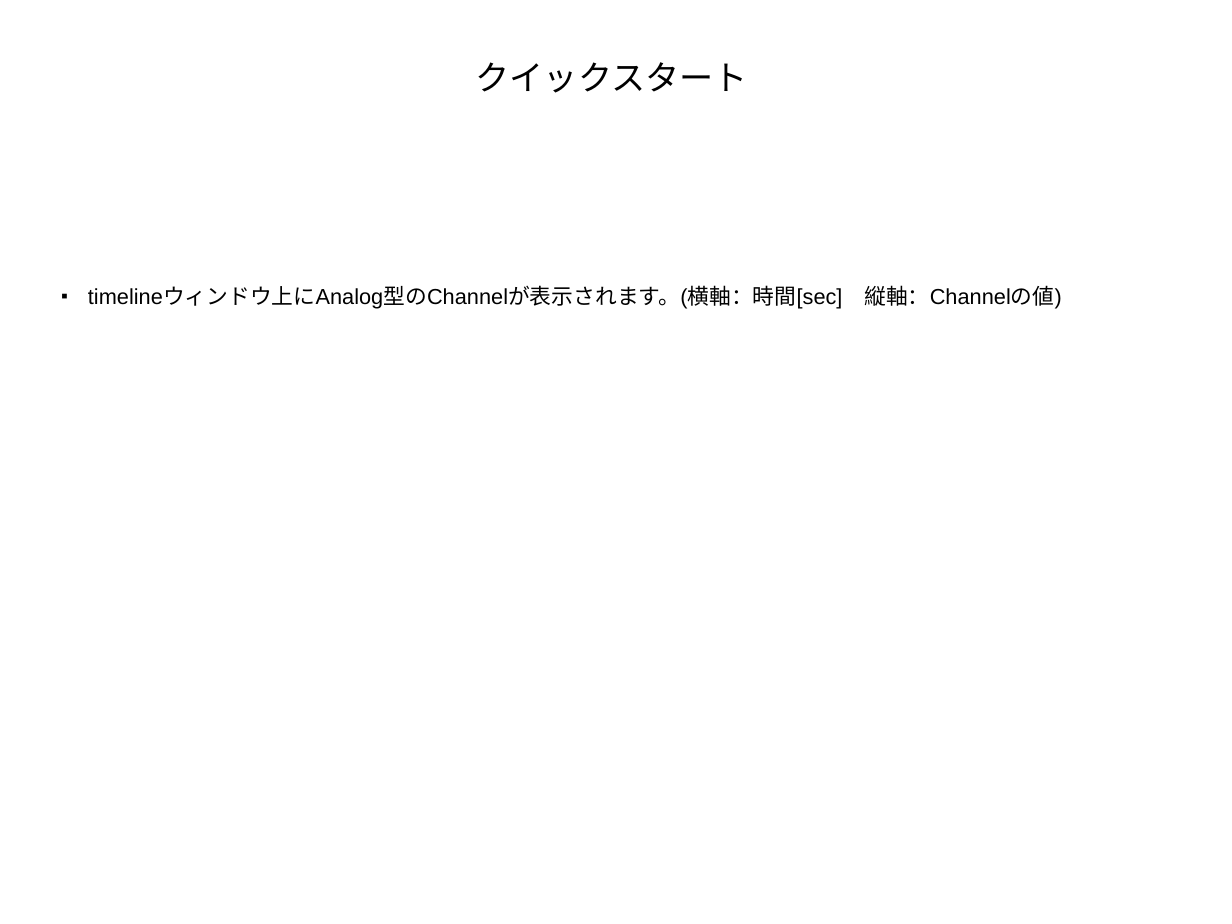
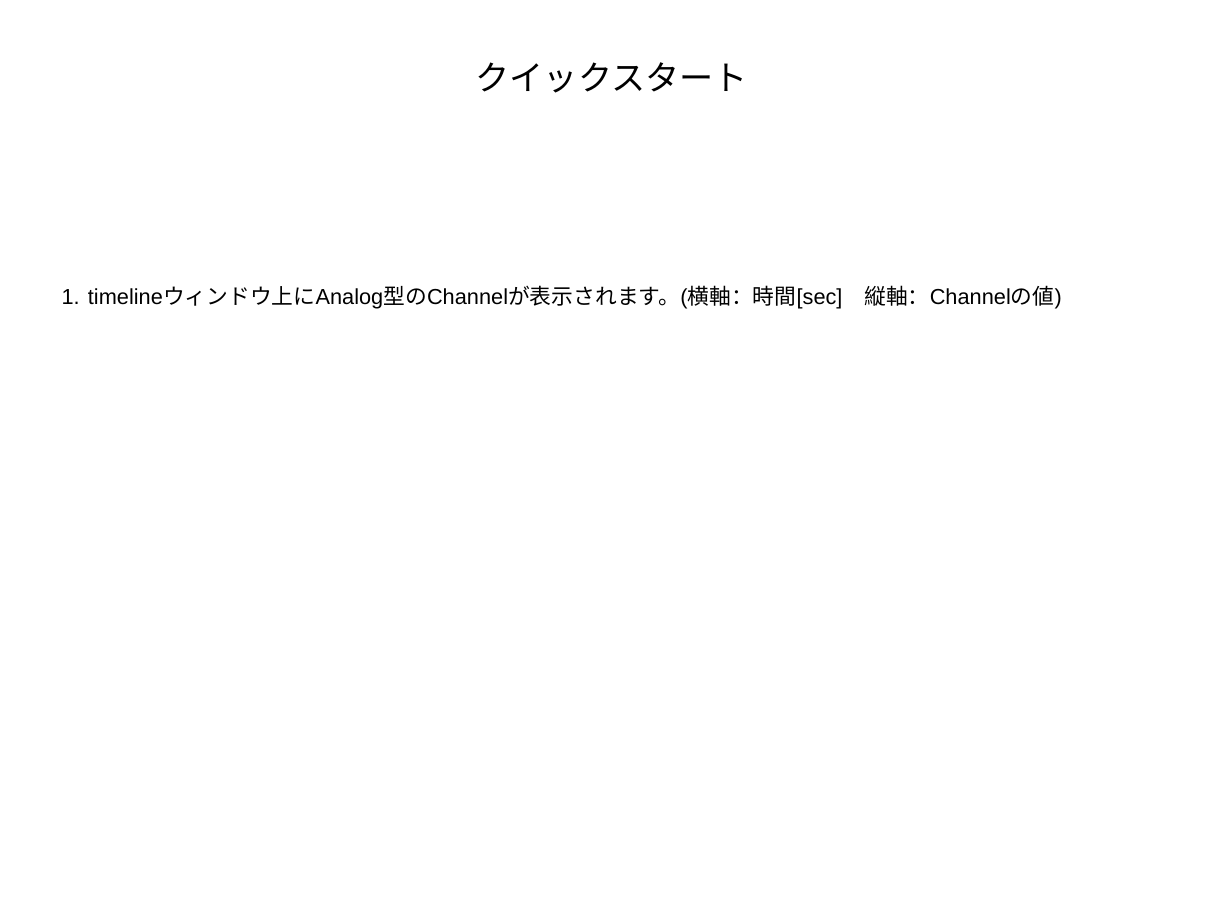
Before and after one commit to ATR-DNI/BrainLiner, a slide deck: slide 13 of docs/Brainliner_Desktop_Tutorial_for_Use[jp].pptx. Drawn at 1232x924 pixels with LibreOffice and Linux fonts; fonts in the diff are those of the drawing; background and template pictures are left out. Boxes give left, top, right and bottom in pixels: in the first picture for what was removed or moved away, otherwise in the second. Text is boxed around its words. In the diff, an @@ line names an element or a change of style, - is before the commit and + after.

```diff
--- a/docs/Brainliner_Desktop_Tutorial_for_Use[jp].pptx
+++ b/docs/Brainliner_Desktop_Tutorial_for_Use[jp].pptx
@@ text "timelineウィンドウ上にAnalog型のChannelが表示されます。(横軸：時間[sec] 縦軸：Channel ..." at (x1=88, y1=285, x2=1061, y2=309): bullet ■ to 1. @@
```
Also in this commit, not shown: 8 other slides changed, 2 other files.
